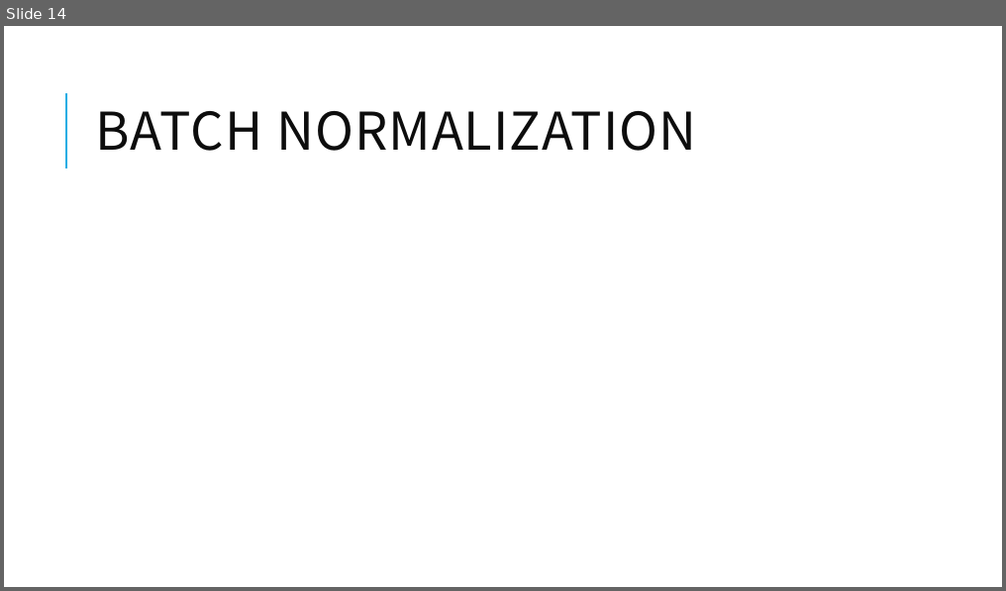
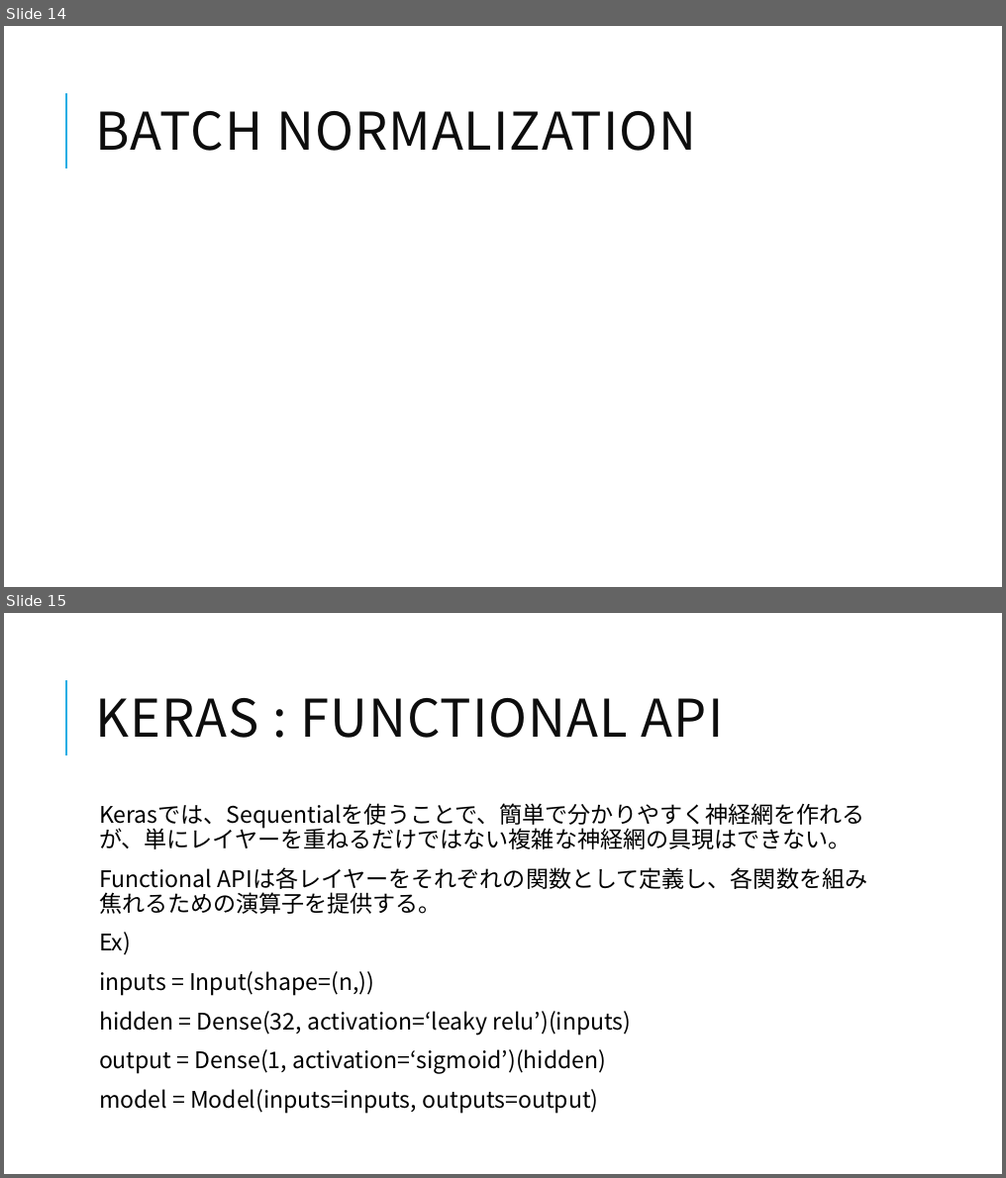
Before and after one commit to Sion1225/Study-Deeplearning-NLP, a slide deck: Presentation/ppt 7.pptx. Shown one above the other, each under a label of ours: slide 14 before the commit, slides 14 and 15 after it. The pictures are 1006x591 and 1006x1178 pixels, drawn with LibreOffice and Linux fonts; fonts in the diff are those of the drawing. Boxes give left, top, right and bottom in pixels: in the first picture for what was removed or moved away, otherwise in the second. Text is boxed around its words. In the diff, an @@ line names an element or a change of style, - is before the commit and + after.

```diff
--- a/Presentation/ppt 7.pptx
+++ b/Presentation/ppt 7.pptx
@@ slide 15 added at [4,613,1002,1174], background #FFFFFF; not listed: 1 template element that a slide beside it also shows @@
@@ title added at [95,698,724,738], 50 pt, text #0D0D0D @@
+KERAS : FUNCTIONAL API
@@ text added at [99,803,868,1114], 22 pt, text #000000 @@
+  Kerasでは、Sequentialを使うことで、簡単で分かりやすく神経網を作れるが、単にレイヤーを重ねるだけではない複雑な神経網の具現はできない。
+  Functional APIは各レイヤーをそれぞれの関数として定義し、各関数を組み焦れるための演算子を提供する。
+  Ex)
+  inputs = Input(shape=(n,))
+  hidden = Dense(32, activation=‘leaky relu’)(inputs)
+  output = Dense(1, activation=‘sigmoid’)(hidden)
+  model = Model(inputs=inputs, outputs=output)
```
Also in this commit, not shown: 1 other slide added.
